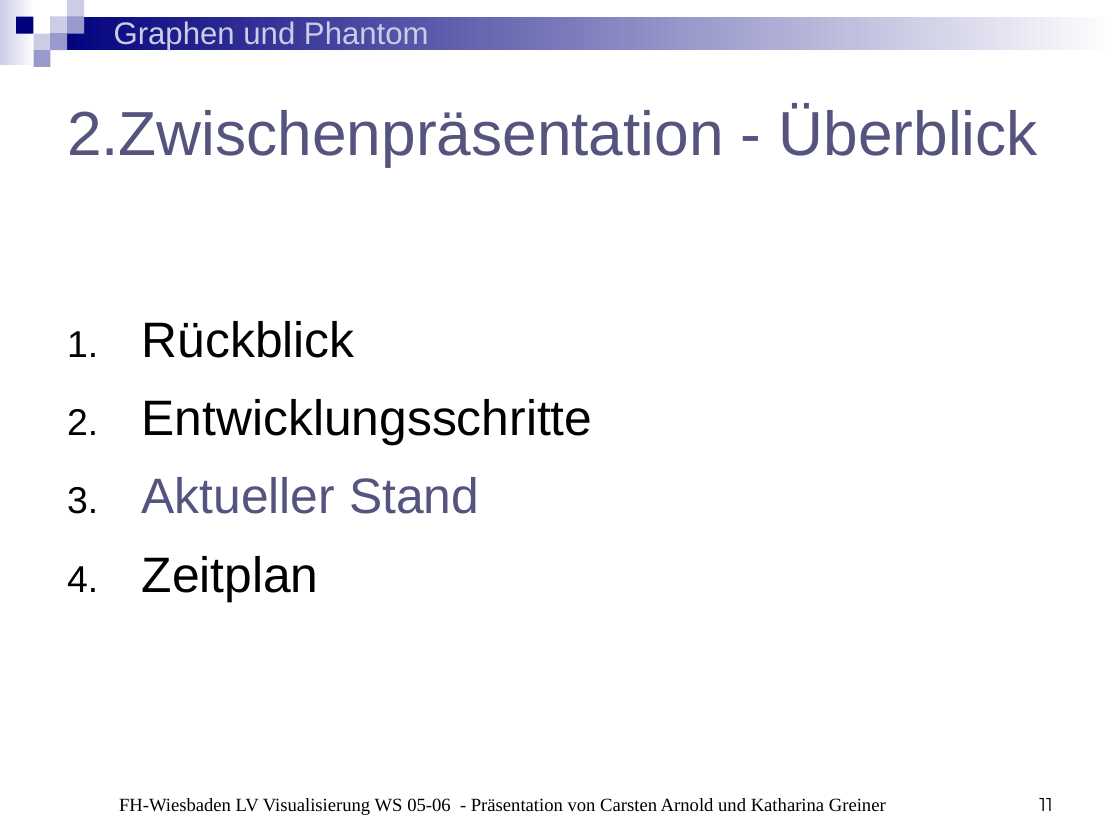
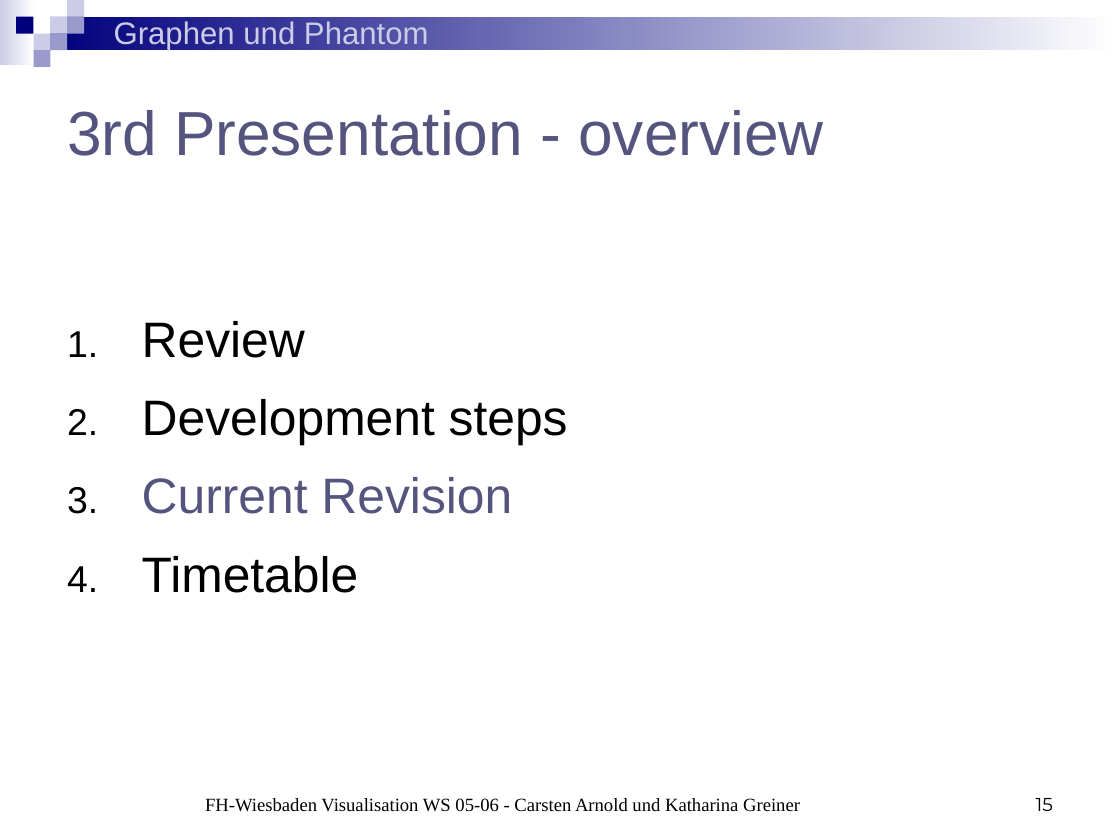
Before and after one commit to BackupTheBerlios/phantom-graphs-svn, a slide deck: slide 15 of trunk/Präsentationen/Präsentation3.ppt (slide 11 before the commit). Drawn at 1120x840 pixels with LibreOffice and Linux fonts; fonts in the diff are those of the drawing. Boxes give left, top, right and bottom in pixels: in the first picture for what was removed or moved away, otherwise in the second. Text is boxed around its words. In the diff, an @@ line names an element or a change of style, - is before the commit and + after.

```diff
--- a/trunk/Präsentationen/Präsentation3.ppt
+++ b/trunk/Präsentationen/Präsentation3.ppt
@@ title at box(67, 110, 823, 156): text changed @@
-2.Zwischenpräsentation - Überblick
+3rd Presentation - overview
@@ text at box(142, 321, 568, 593): text changed @@
-1. Rückblick
-2. Entwicklungsschritte
-3. Aktueller Stand
-4. Zeitplan
+1. Review
+2. Development steps
+3. Current Revision
+4. Timetable
@@ text at box(205, 798, 800, 812): text changed @@
-FH-Wiesbaden LV Visualisierung WS 05-06 - Präsentation von Carsten Arnold und Katharina Greiner
+FH-Wiesbaden Visualisation WS 05-06 - Carsten Arnold und Katharina Greiner
@@ page number at box(1036, 798, 1053, 811): text changed @@
-11
+15
```
Also in this commit, not shown: 11 other slides changed, 5 slides added, 1 slide removed.
